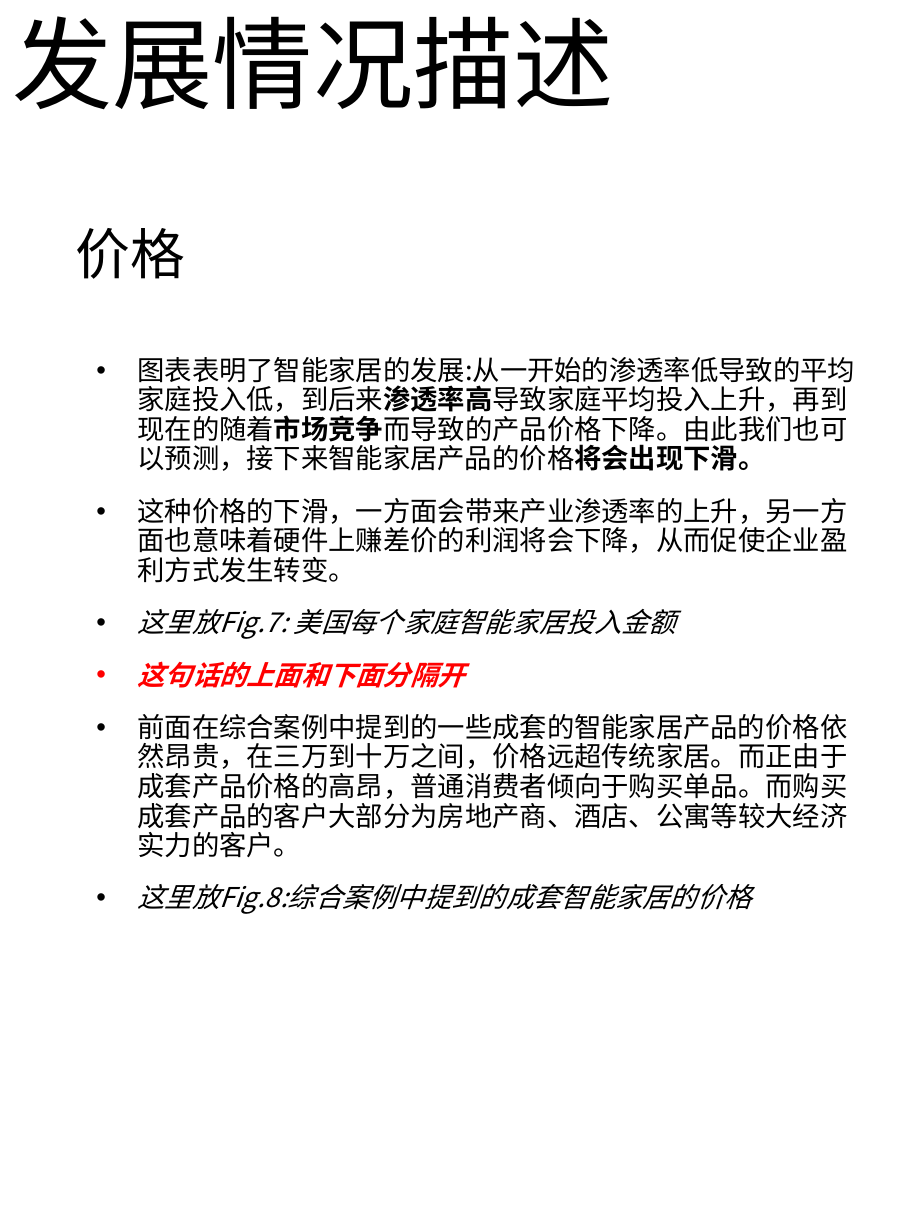
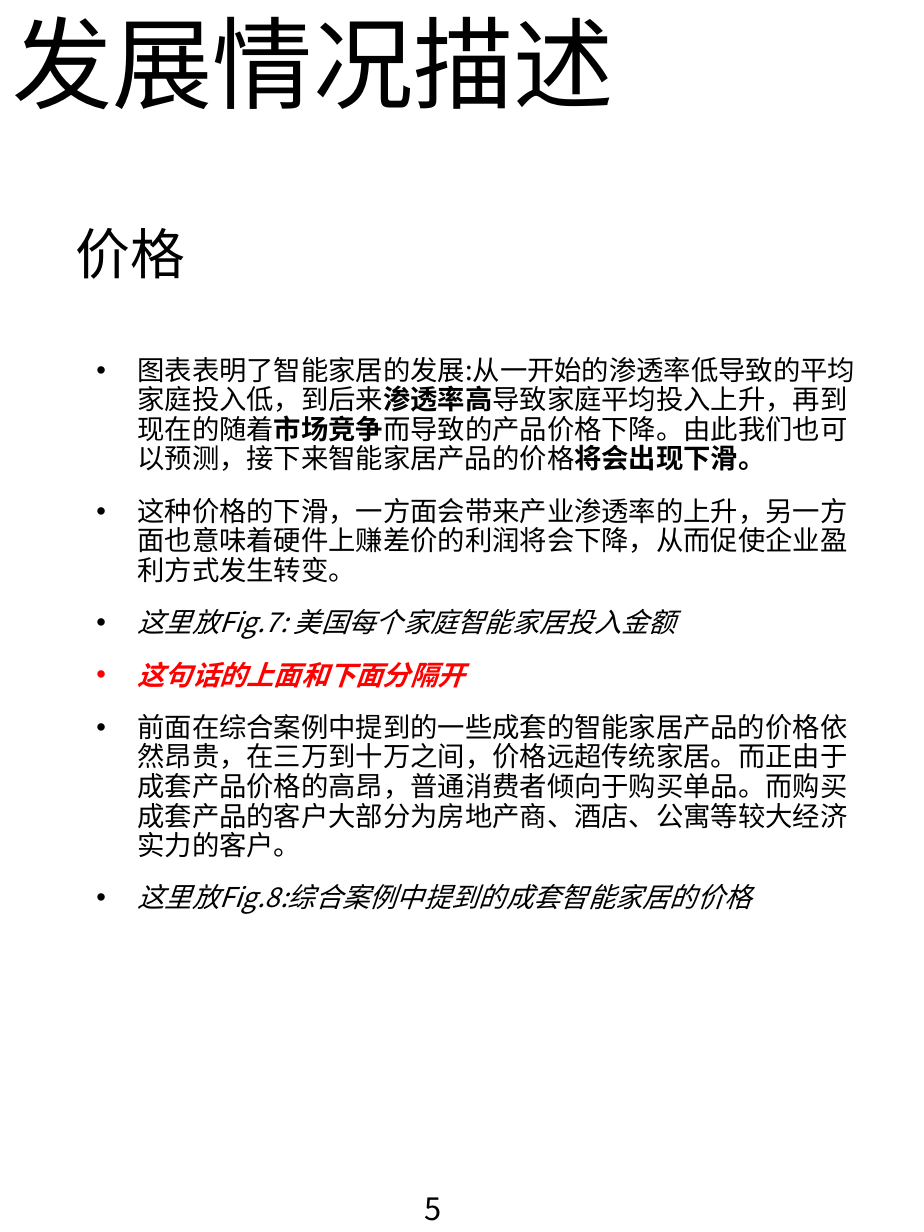
Before and after one commit to RLi43/Industry-Frontier, a slide deck: slide 6 of 市场/排版.pptx. Drawn at 924x1232 pixels with LibreOffice and Linux fonts; fonts in the diff are those of the drawing. Boxes give left, top, right and bottom in pixels: in the first picture for what was removed or moved away, otherwise in the second. Text is boxed around its words. In the diff, an @@ line names an element or a change of style, - is before the commit and + after.

```diff
--- a/市场/排版.pptx
+++ b/市场/排版.pptx
@@ text added at [425, 1197, 442, 1221], 18 pt, text #000000 @@
+5
```
Also in this commit, not shown: 12 other slides changed, 4 slides added, 1 other file.
